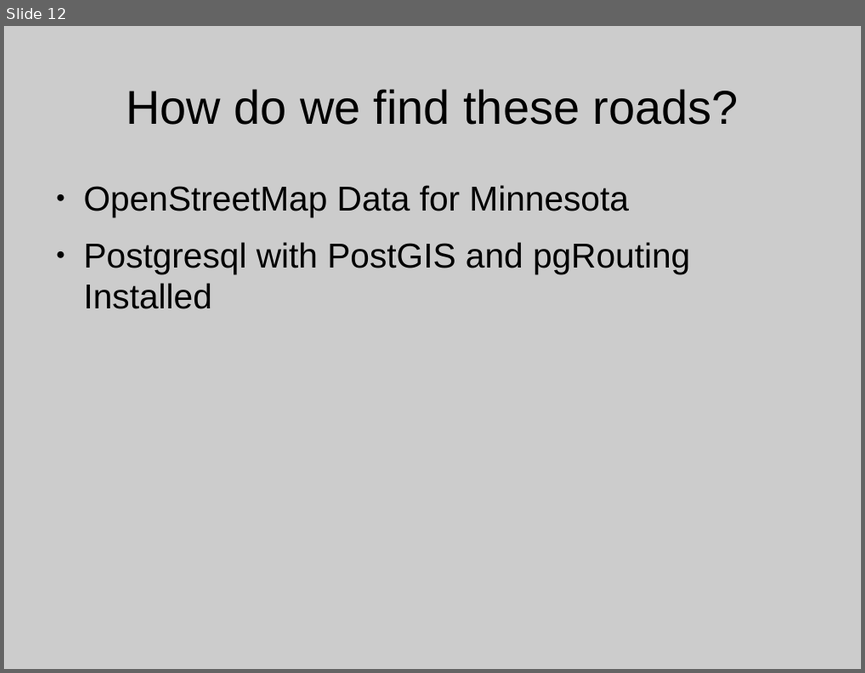
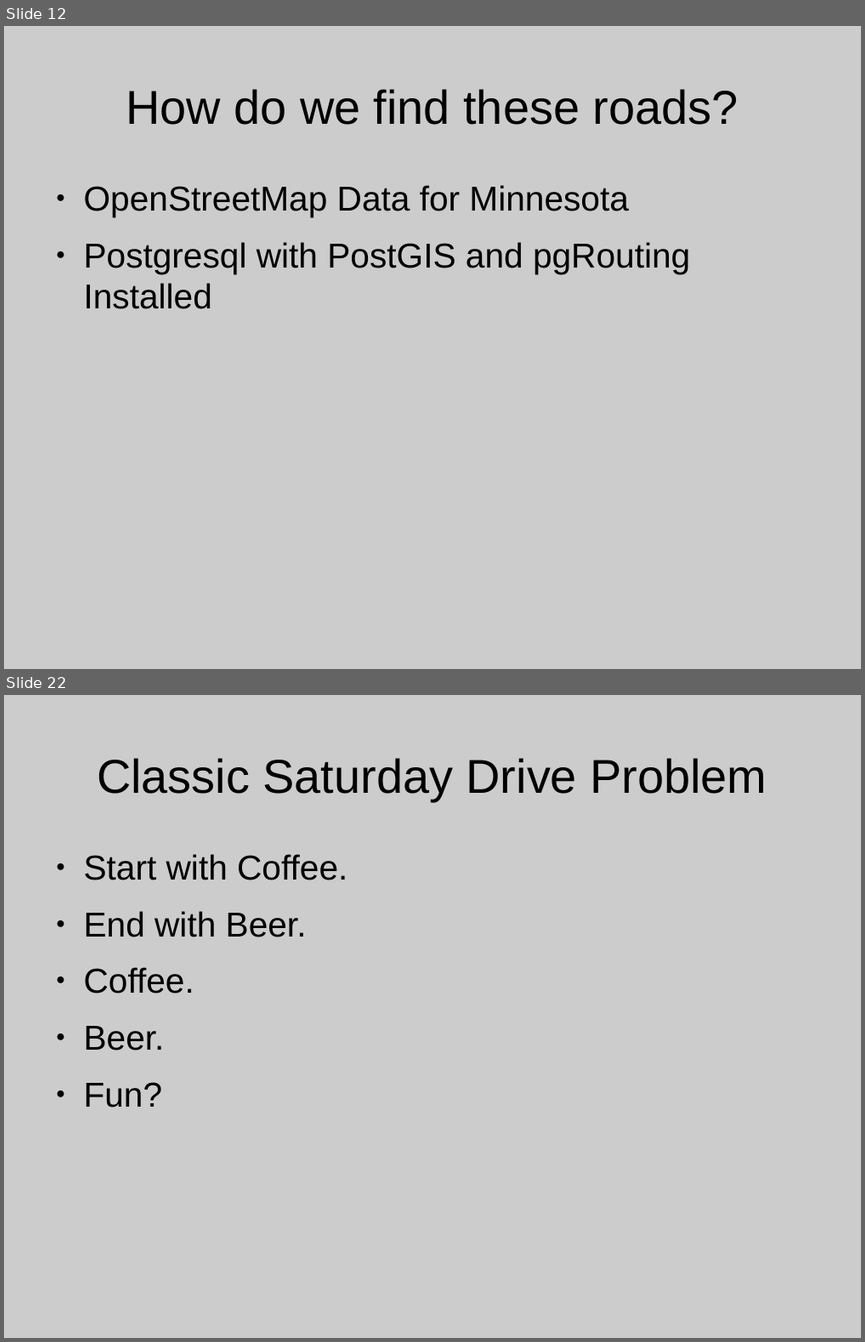
Before and after one commit to theduckylittle/routing-for-fun, a slide deck: UMGEOCON Presentation.odp. Shown one above the other, each under a label of ours: slide 12 before the commit, slides 12 and 22 after it; the slides between them are not shown. The pictures are 865x673 and 865x1342 pixels, drawn with LibreOffice and Linux fonts; fonts in the diff are those of the drawing; background and template pictures are left out. Boxes give left, top, right and bottom in pixels: in the first picture for what was removed or moved away, otherwise in the second. Text is boxed around its words. In the diff, an @@ line names an element or a change of style, - is before the commit and + after.

```diff
--- a/UMGEOCON Presentation.odp
+++ b/UMGEOCON Presentation.odp
@@ slide 22 added at [4, 695, 861, 1338], background #CCCCCC @@
@@ title added at [97, 758, 767, 801], 44 pt, text #000000 @@
+Classic Saturday Drive Problem
@@ text added at [84, 854, 347, 1107], 32 pt, text #000000 @@
+● Start with Coffee.
+● End with Beer.
+● Coffee.
+● Beer.
+● Fun?
```
Also in this commit, not shown: 11 other slides added, 1 slide removed, 1 other file.
